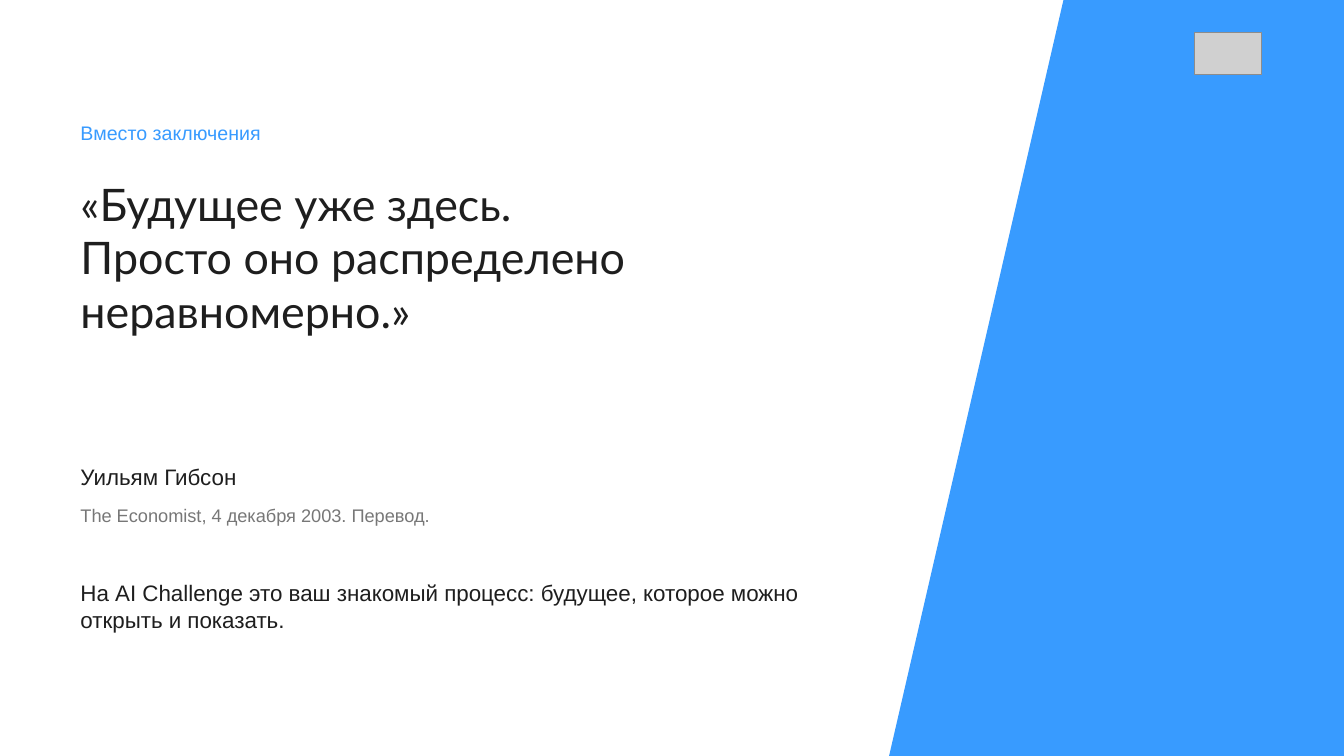
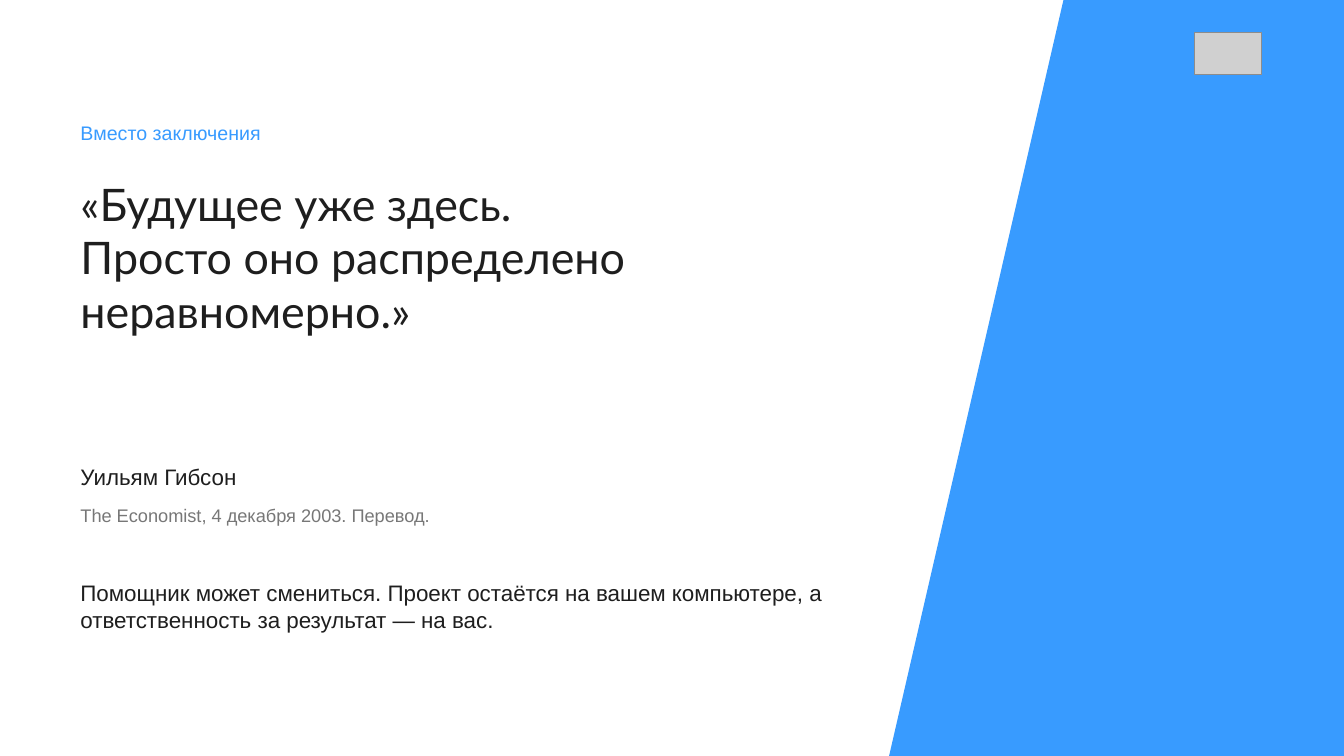
Before and after one commit to Nikisheva/html_krit, a slide deck: slide 6 of Cursor для AI Challenge.pptx. Drawn at 1344x756 pixels with LibreOffice and Linux fonts; fonts in the diff are those of the drawing; grey boxes stand for pictures. Boxes give left, top, right and bottom in pixels: in the first picture for what was removed or moved away, otherwise in the second. Text is boxed around its words. In the diff, an @@ line names an element or a change of style, - is before the commit and + after.

```diff
--- a/Cursor для AI Challenge.pptx
+++ b/Cursor для AI Challenge.pptx
@@ text at box(80, 585, 821, 633): text changed @@
-На AI Challenge это ваш знакомый процесс: будущее, которое можно открыть и показать.
+Помощник может смениться. Проект остаётся на вашем компьютере, а ответственность за результат — на вас.
```
Also in this commit, not shown: 5 slides added, 5 slides removed, 2 other files.
